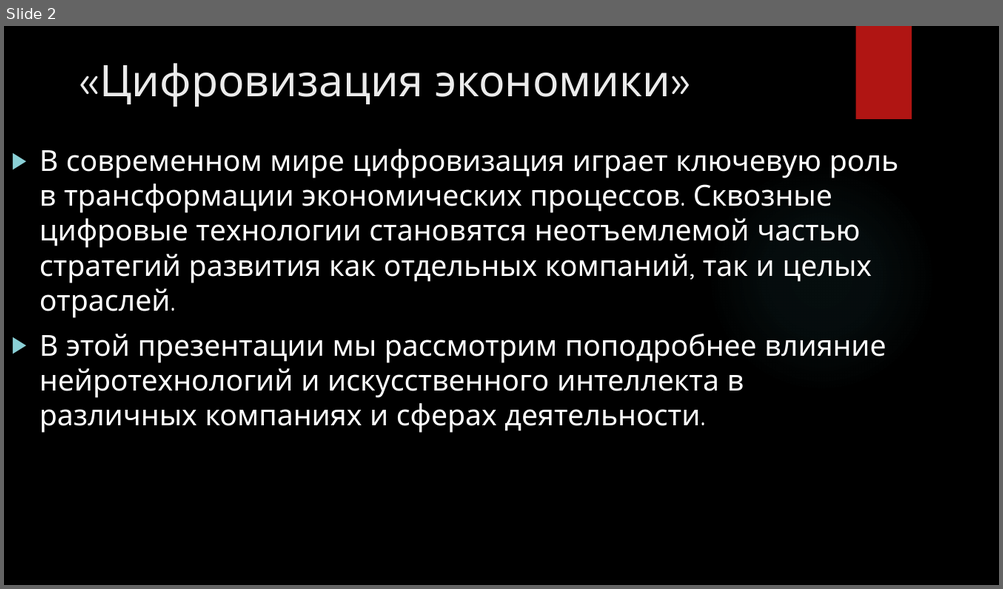
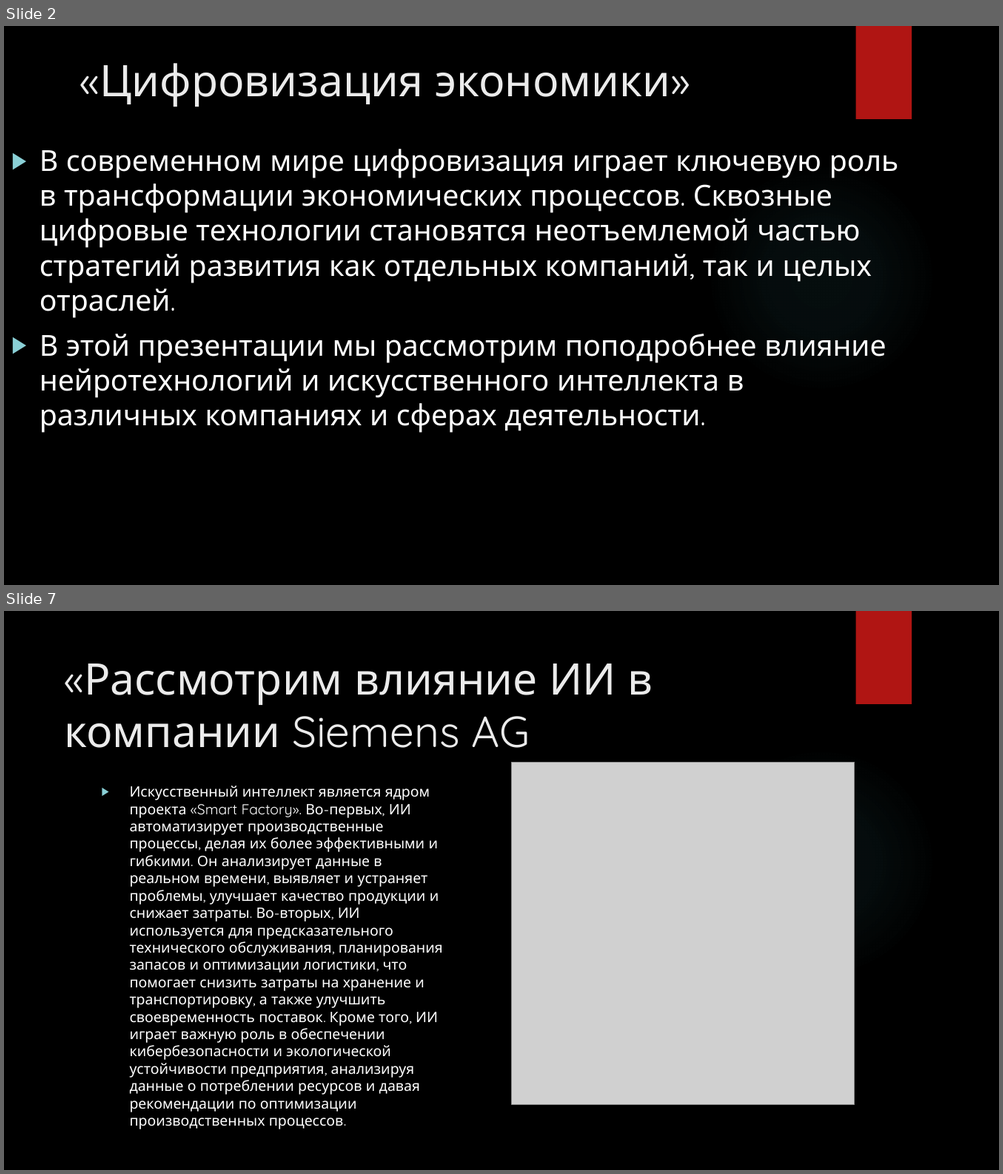
Before and after one commit to Sa4a1/studyLastYear, a slide deck: Экономика Презентация/Цифровизация экономики.pptx. Shown one above the other, each under a label of ours: slide 2 before the commit, slides 2 and 7 after it; the slides between them are not shown. The pictures are 1003x589 and 1003x1174 pixels, drawn with LibreOffice and Linux fonts; fonts in the diff are those of the drawing; grey boxes stand for pictures; background and template pictures are left out. Boxes give left, top, right and bottom in pixels: in the first picture for what was removed or moved away, otherwise in the second. Text is boxed around its words. In the diff, an @@ line names an element or a change of style, - is before the commit and + after.

```diff
--- a/Экономика Презентация/Цифровизация экономики.pptx
+++ b/Экономика Презентация/Цифровизация экономики.pptx
@@ slide 7 added at (4, 611, 999, 1170), background picture (left out); not listed: 2 template elements that a slide beside it also shows @@
@@ title added at (64, 664, 653, 748), 42 pt, text #EBEBEB @@
+«Рассмотрим влияние ИИ в компании Siemens AG
@@ picture added at (512, 763, 854, 1105) @@
@@ text added at (130, 786, 443, 1130), 13.9 pt, text #FFFFFF @@
+▶ Искусственный интеллект является ядром проекта «Smart Factory». Во-первых, ИИ автоматизирует производственные процессы, делая их более эффективными и гибкими. Он анализирует данные в реальном времени, выявляет и устраняет проблемы, улучшает качество продукции и снижает затраты. Во-вторых, ИИ используется для предсказательного технического обслуживания, планирования запасов и оптимизации логистики, что помогает снизить затраты на хранение и транспортировку, а также улучшить своевременность поставок. Кроме того, ИИ играет важную роль в обеспечении кибербезопасности и экологической устойчивости предприятия, анализируя данные о потреблении ресурсов и давая рекомендации по оптимизации производственных процессов.
```
Also in this commit, not shown: 1 slide changed, 6 other slides added, 1 slide removed, 1 other file.
